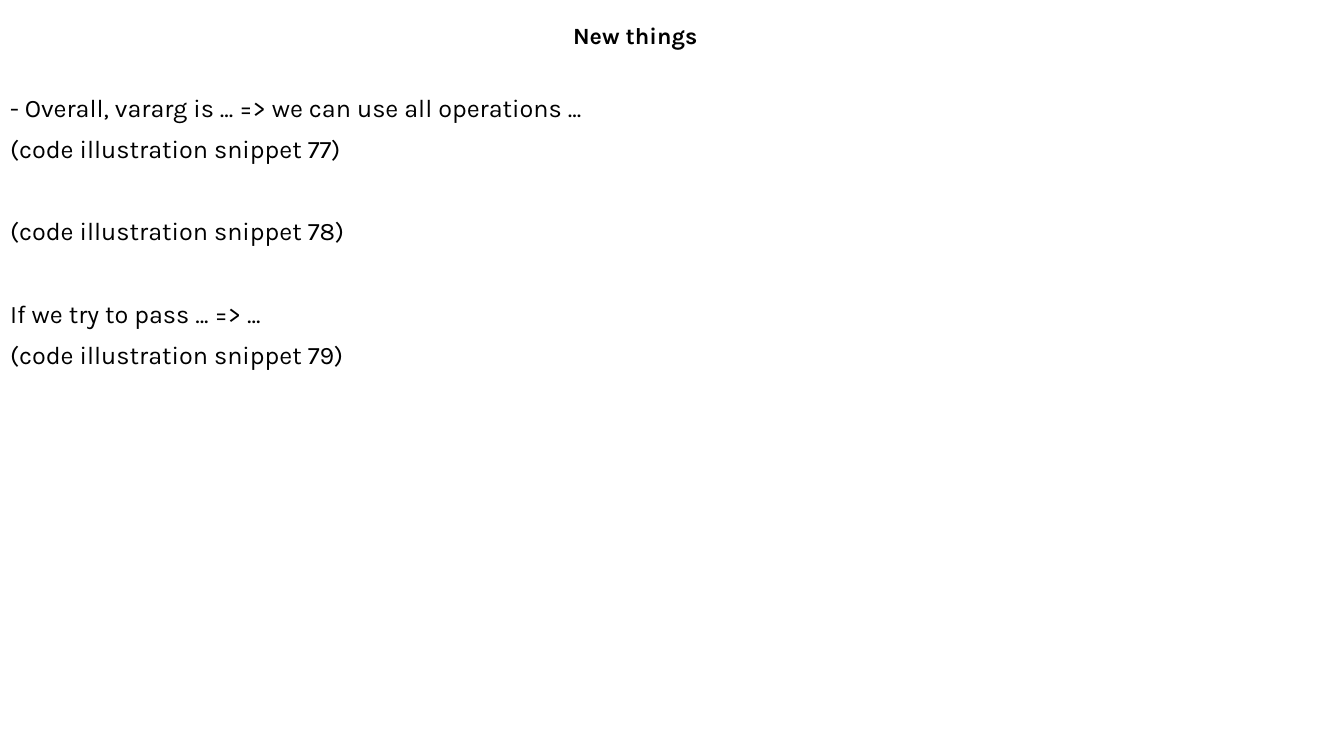
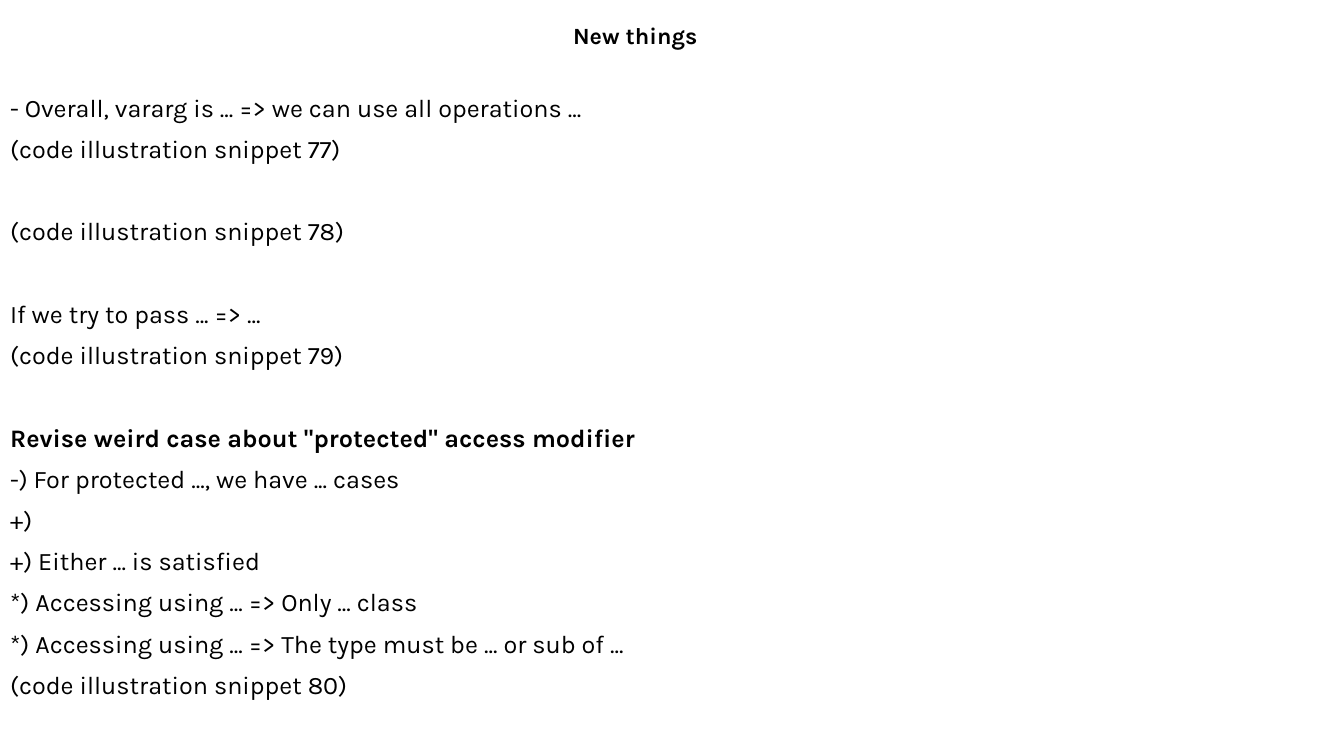
Before and after one commit to MaiDinhVinh/CS-Java, a slide deck: slide 29 of OCP17/JSE17 Migration.pptx. Drawn at 1344x756 pixels with LibreOffice and Linux fonts; fonts in the diff are those of the drawing. Boxes give left, top, right and bottom in pixels: in the first picture for what was removed or moved away, otherwise in the second. Text is boxed around its words. In the diff, an @@ line names an element or a change of style, - is before the commit and + after.

```diff
--- a/OCP17/JSE17 Migration.pptx
+++ b/OCP17/JSE17 Migration.pptx
@@ text at (10,429,635,700): paragraphs added @@
+Revise weird case about "protected" access modifier
+-) For protected ..., we have ... cases
++)
++) Either ... is satisfied
+*) Accessing using ... => Only ... class
+*) Accessing using ... => The type must be ... or sub of ...
+(code illustration snippet 80)
```
Also in this commit, not shown: 1 slide added.
